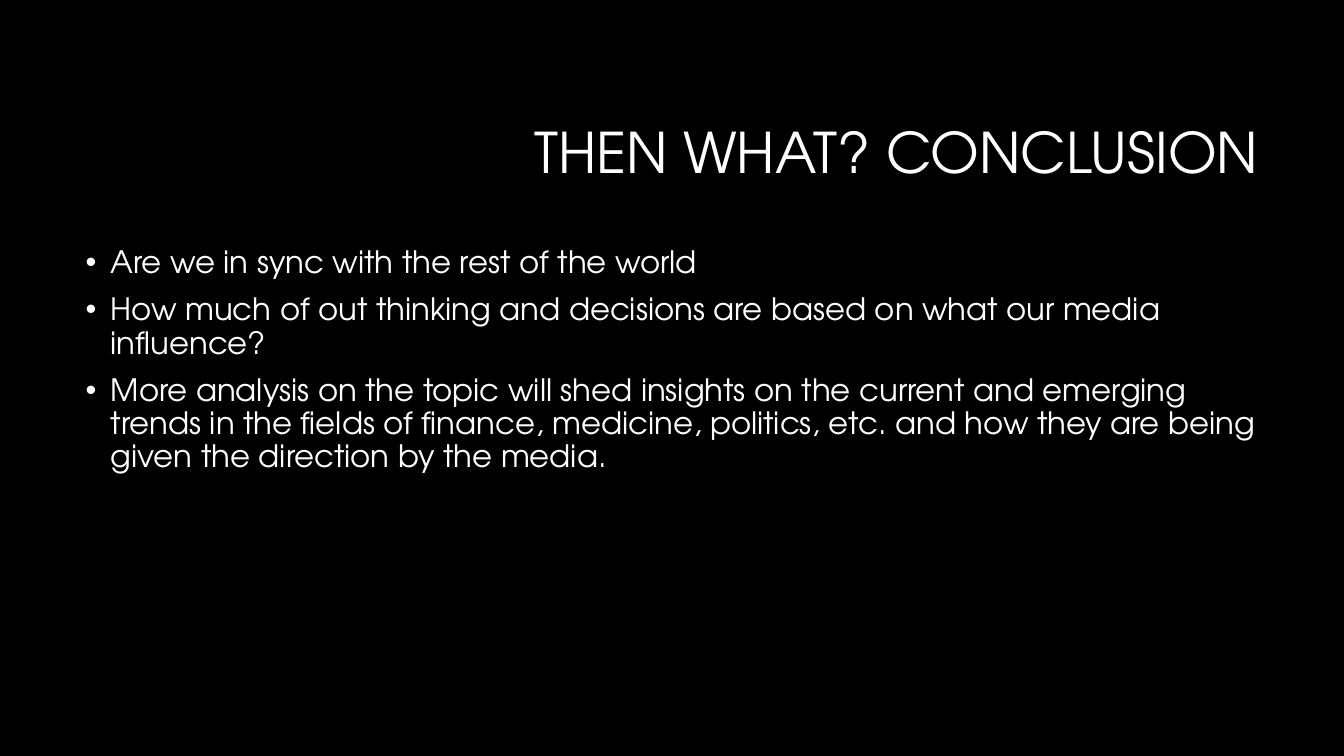
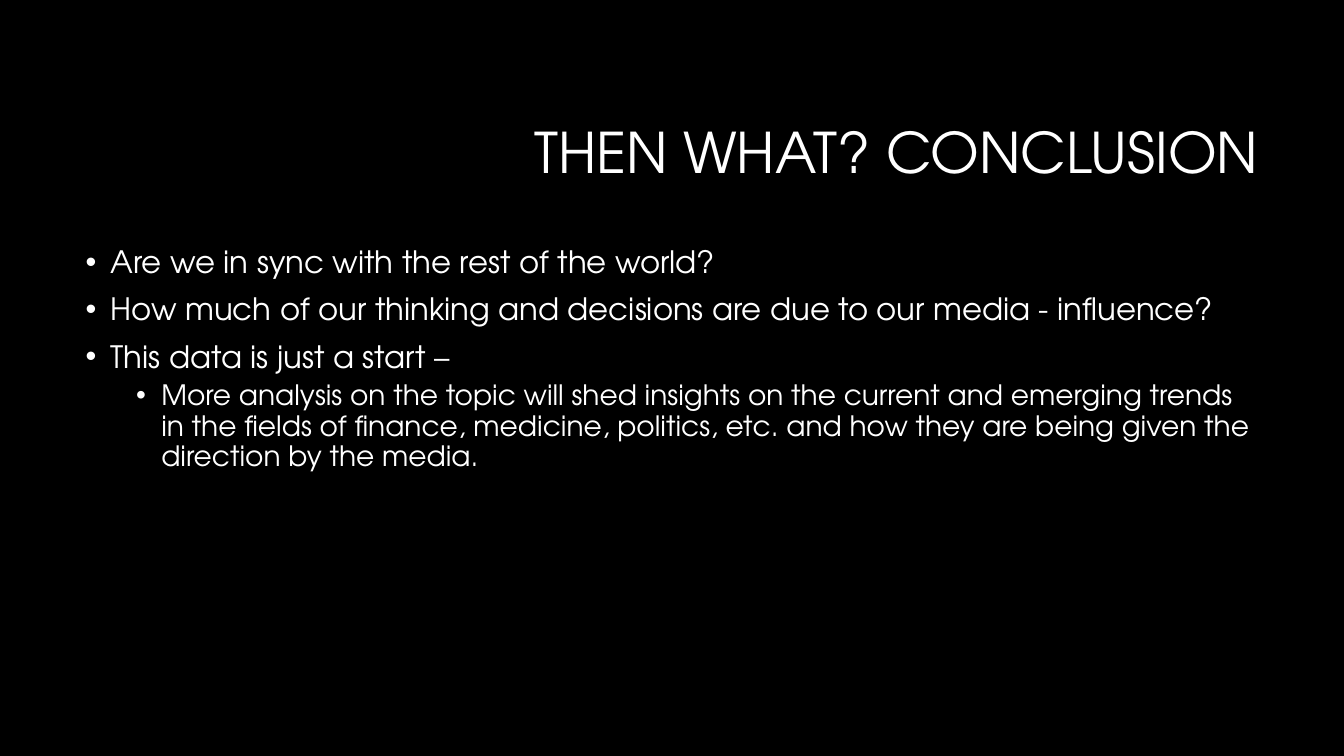
Before and after one commit to bsadagopa/Project1, a slide deck: slide 9 of Project1-Presentation.pptx (slide 8 before the commit). Drawn at 1344x756 pixels with LibreOffice and Linux fonts; fonts in the diff are those of the drawing; background and template pictures are left out. Boxes give left, top, right and bottom in pixels: in the first picture for what was removed or moved away, otherwise in the second. Text is boxed around its words. In the diff, an @@ line names an element or a change of style, - is before the commit and + after.

Commit message:
Ran the program to get latest data for today.

```diff
--- a/Project1-Presentation.pptx
+++ b/Project1-Presentation.pptx
@@ text at [111, 250, 1213, 374]: text changed @@
-• Are we in sync with the rest of the world
-• How much of out thinking and decisions are based on what our media influence?
+• Are we in sync with the rest of the world?
+• How much of our thinking and decisions are due to our media - influence?
+• This data is just a start –
@@ text at [161, 384, 1249, 472]: size 22 to 20 pt in "More analysis on the topic will shed ..."; list level 1 to 2 in "More analysis on the topic ..." @@
```
Also in this commit, not shown: 2 other slides changed, 1 slide added, 5 other files.
